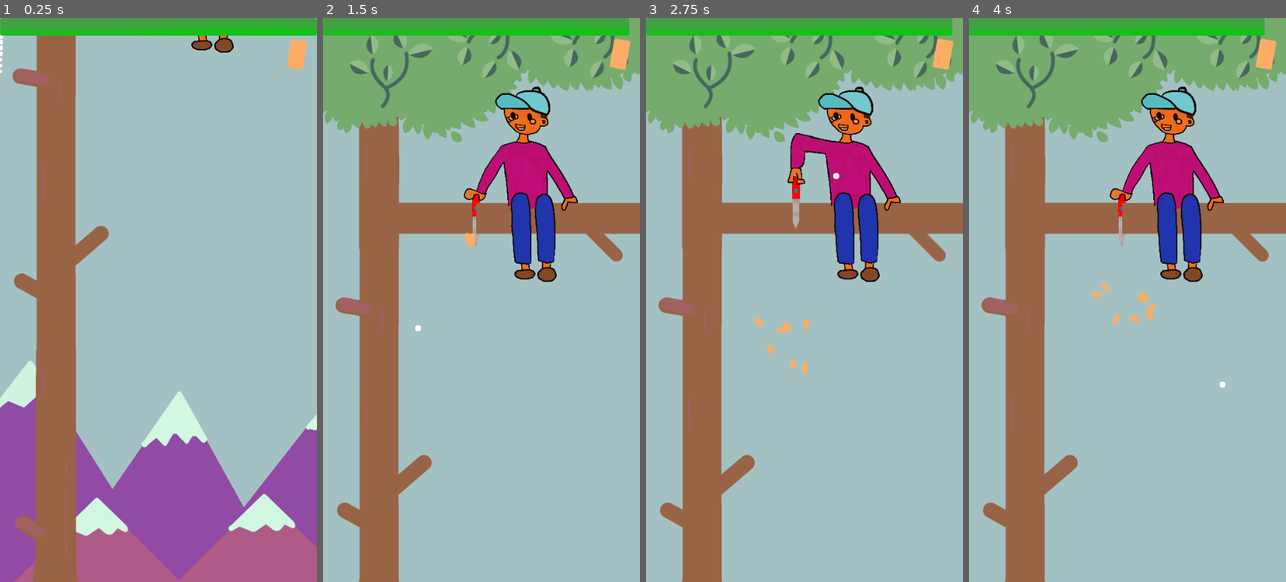
Above: before the commit, frames 1-4 (left to right).
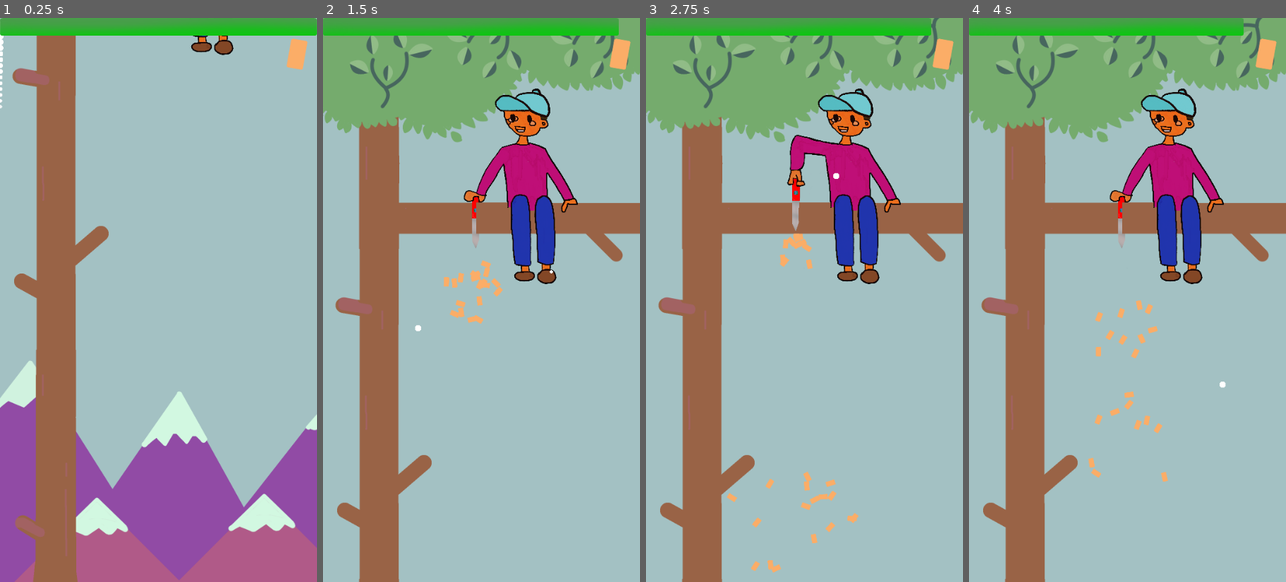
Above: after the commit, the same moments.

Repository: Combativ/SawTheWorld
Game: Godot game, scene res://scenes/main.tscn
The game is run twice, just before and just after one commit, with the same random seed, the same clock (stepped at 60 frames per second) and the same inputs.
Inputs (mouse positions are in pixels of both pictures, inside the frame that each line leads up to):
- Up to frame 1 (0.25 s): no input
- Up to frame 2 (1.5 s): move the mouse to (551, 271) at 0.52 s; move the mouse to (418, 328) at 1.27 s
- Up to frame 3 (2.75 s): move the mouse to (836, 175) at 2.02 s
- Up to frame 4 (4 s): move the mouse to (1111, 412) at 2.77 s; move the mouse to (1222, 384) at 3.52 s

The runs differ from the first frame. In frame 1, 0.2% of the frame differs, in the area x 0-74%, y 3-17%; in frame 2, 2.3%; in frame 3, 2.9%, in the area x 25-97%, y 0-99%; in frame 4, 2.6%.

Commit message:
Update

Diff:
--- a/bpb game jam/2020/Saw the world(Project)/scenes/Camera2D.gd
+++ b/bpb game jam/2020/Saw the world(Project)/scenes/Camera2D.gd
@@ -10,7 +10,3 @@
 
 func _on_Restart_pressed():
 	pass
-
-
-func _on_branch_cut():
-	pass
--- a/bpb game jam/2020/Saw the world(Project)/scenes/Cursor.tscn
+++ b/bpb game jam/2020/Saw the world(Project)/scenes/Cursor.tscn
@@ -38,7 +38,7 @@
 [node name="Trail" type="Particles2D" parent="."]
 z_index = -1
 amount = 1000
-lifetime = 0.3
+lifetime = 0.5
 speed_scale = 2.0
 local_coords = false
 process_material = SubResource( 6 )
--- a/bpb game jam/2020/Saw the world(Project)/scenes/Menu.gd
+++ b/bpb game jam/2020/Saw the world(Project)/scenes/Menu.gd
@@ -20,3 +20,13 @@
 	$background.show()
 	$TimeBonusLabel.show()
 	$Highscore.show()
+
+func _on_Restart_mouse_entered():
+	$Restart.get_canvas_item().visibility.moudulate.color($Restart.visibility.moudulate.color.darkened(100))
+	$select.play()
+
+func _on_Upgrade_mouse_entered():
+	$select.play()
+
+func _on_Quit_mouse_entered():
+	$select.play()
--- a/bpb game jam/2020/Saw the world(Project)/scenes/branch.gd
+++ b/bpb game jam/2020/Saw the world(Project)/scenes/branch.gd
@@ -6,6 +6,7 @@
 #Variables
 var xDistanceToMouse
 var branchWidth = 558 #Ausgemessen!
+var mouseAboveBranch = false #Für branch_slash
 
 const MAXPOINTS = 10
 var points
@@ -16,8 +17,20 @@
 	#Start Stopwatch for calculating points
 	$PointsStopwatch._reset_time()
 
-func _on_branch_area_entered(area):
-	emit_signal("slash")
+
+
+func _process(delta):
+
+	#Wenn die Maus über den Stamm fährt
+	if get_local_mouse_position().y < 0 and mouseAboveBranch == false:
+		mouseAboveBranch = true
+		emit_signal("slash")
+
+	if get_local_mouse_position().y > 100 and mouseAboveBranch == true:  #ACHTUNG Hard-gecodete Zahl!
+		mouseAboveBranch = false
+		emit_signal("slash")
+
+
 
 func calculate_points():
 
@@ -38,10 +51,6 @@
 	return TimeBonus
 
 
-
-func _on_branch_area_exited(area):
-	emit_signal("slash")
-
 #When Branch is cut
 func _on_Tree_fall():
 	$Animation.play("fall")
--- a/bpb game jam/2020/Saw the world(Project)/scenes/main.gd
+++ b/bpb game jam/2020/Saw the world(Project)/scenes/main.gd
@@ -46,4 +46,7 @@
 
 
 func _on_Upgrade_pressed():
-	global.WeaponLevel += 1
+	var WeaponPrice = global.Weapons[global.WeaponLevel + 1][1]
+	if global.money >= WeaponPrice:
+		global.WeaponLevel += 1
+		global.money -= WeaponPrice
--- a/bpb game jam/2020/Saw the world(Project)/scenes/main.tscn
+++ b/bpb game jam/2020/Saw the world(Project)/scenes/main.tscn
@@ -14,14 +14,14 @@
 [ext_resource path="res://sprites/branches/Birken_Ast.png" type="Texture" id=12]
 [ext_resource path="res://sprites/branches/Kirsch_Ast.png" type="Texture" id=13]
 [ext_resource path="res://scenes/branchSprite.gd" type="Script" id=14]
-[ext_resource path="res://sprites/people/kurz1.png" type="Texture" id=15]
-[ext_resource path="res://sprites/people/kurz2.png" type="Texture" id=16]
-[ext_resource path="res://sprites/people/mittellang1.png" type="Texture" id=17]
-[ext_resource path="res://sprites/people/mittellang2.png" type="Texture" id=18]
-[ext_resource path="res://sprites/people/hut2.png" type="Texture" id=19]
-[ext_resource path="res://sprites/people/hut1.png" type="Texture" id=20]
-[ext_resource path="res://sprites/people/lang1.png" type="Texture" id=21]
-[ext_resource path="res://sprites/people/lang2.png" type="Texture" id=22]
+[ext_resource path="res://sprites/people/hut2.png" type="Texture" id=15]
+[ext_resource path="res://sprites/people/hut1.png" type="Texture" id=16]
+[ext_resource path="res://sprites/people/lang1.png" type="Texture" id=17]
+[ext_resource path="res://sprites/people/lang2.png" type="Texture" id=18]
+[ext_resource path="res://sprites/people/kurz1.png" type="Texture" id=19]
+[ext_resource path="res://sprites/people/kurz2.png" type="Texture" id=20]
+[ext_resource path="res://sprites/people/mittellang1.png" type="Texture" id=21]
+[ext_resource path="res://sprites/people/mittellang2.png" type="Texture" id=22]
 [ext_resource path="res://scenes/human.gd" type="Script" id=23]
 [ext_resource path="res://sprites/weapons/Taschenmesser.png" type="Texture" id=24]
 [ext_resource path="res://sprites/weapons/Fuchssäge.png" type="Texture" id=25]
@@ -36,16 +36,18 @@
 [ext_resource path="res://scenes/Stopwatch.gd" type="Script" id=34]
 [ext_resource path="res://fonts/Caliban.ttf" type="DynamicFontData" id=35]
 [ext_resource path="res://scenes/pointLabel.gd" type="Script" id=36]
-[ext_resource path="res://sprites/GUI/Lebensleiste.png" type="Texture" id=37]
-[ext_resource path="res://scenes/Sprite.gd" type="Script" id=38]
-[ext_resource path="res://scenes/Menu.gd" type="Script" id=39]
-[ext_resource path="res://sprites/GUI/UPGRADE block.png" type="Texture" id=40]
+[ext_resource path="res://scenes/sawdustLabel.gd" type="Script" id=37]
+[ext_resource path="res://sprites/GUI/Lebensleiste.png" type="Texture" id=38]
+[ext_resource path="res://scenes/Sprite.gd" type="Script" id=39]
+[ext_resource path="res://scenes/Menu.gd" type="Script" id=40]
 [ext_resource path="res://sprites/GUI/Restart block.png" type="Texture" id=41]
-[ext_resource path="res://sprites/GUI/QUIT block.png" type="Texture" id=42]
-[ext_resource path="res://sprites/GUI/MENU block.png" type="Texture" id=43]
-[ext_resource path="res://scenes/TimeBonusLabel.gd" type="Script" id=44]
-[ext_resource path="res://scenes/Highscore.gd" type="Script" id=45]
-[ext_resource path="res://scenes/Camera2D.gd" type="Script" id=46]
+[ext_resource path="res://sprites/GUI/UPGRADE block.png" type="Texture" id=42]
+[ext_resource path="res://sprites/GUI/QUIT block.png" type="Texture" id=43]
+[ext_resource path="res://sprites/GUI/MENU block.png" type="Texture" id=44]
+[ext_resource path="res://scenes/TimeBonusLabel.gd" type="Script" id=45]
+[ext_resource path="res://scenes/Highscore.gd" type="Script" id=46]
+[ext_resource path="res://sounds/select.wav" type="AudioStream" id=47]
+[ext_resource path="res://scenes/Camera2D.gd" type="Script" id=48]
 
 [sub_resource type="SpriteFrames" id=1]
 animations = [ {
@@ -110,30 +112,30 @@
 "values": [ Vector2( 551, 629 ), Vector2( 551, 629 ), Vector2( 551, 2629 ) ]
 }
 
-[sub_resource type="SpriteFrames" id=5]
+[sub_resource type="SpriteFrames" id=7]
 animations = [ {
 "frames": [ ExtResource( 15 ), ExtResource( 16 ) ],
-"loop": true,
-"name": "kurz",
-"speed": 5.0
-}, {
-"frames": [ ExtResource( 17 ), ExtResource( 18 ) ],
-"loop": true,
-"name": "mittellang",
-"speed": 5.0
-}, {
-"frames": [ ExtResource( 19 ), ExtResource( 20 ) ],
 "loop": false,
 "name": "hut",
 "speed": 0.0
 }, {
+"frames": [ ExtResource( 17 ), ExtResource( 18 ) ],
+"loop": true,
+"name": "lang",
+"speed": 5.0
+}, {
+"frames": [ ExtResource( 19 ), ExtResource( 20 ) ],
+"loop": true,
+"name": "kurz",
+"speed": 5.0
+}, {
 "frames": [ ExtResource( 21 ), ExtResource( 22 ) ],
 "loop": true,
-"name": "lang",
+"name": "mittellang",
 "speed": 5.0
 } ]
 
-[sub_resource type="SpriteFrames" id=6]
+[sub_resource type="SpriteFrames" id=8]
 animations = [ {
 "frames": [ ExtResource( 24 ), ExtResource( 25 ), ExtResource( 26 ), ExtResource( 27 ) ],
 "loop": false,
@@ -198,7 +200,6 @@
 z_index = 10
 
 [node name="Tree" type="Node2D" parent="."]
-editor/display_folded = true
 script = ExtResource( 4 )
 
 [node name="trunk" type="AnimatedSprite" parent="Tree"]
@@ -207,41 +208,43 @@
 centered = false
 
 [node name="branch" type="Area2D" parent="Tree"]
-editor/display_folded = true
-position = Vector2( 522, 629 )
+position = Vector2( 521.548, 628.869 )
 z_index = 4
 script = ExtResource( 9 )
+__meta__ = {
+"_edit_lock_": true
+}
 
 [node name="branchSprite" type="AnimatedSprite" parent="Tree/branch"]
 z_index = 7
 z_as_relative = false
-frames = SubResource( 2 )
+frames = SubResource( 4 )
 animation = "Standard"
 centered = false
 script = ExtResource( 14 )
 
 [node name="CollisionShape2D" type="CollisionShape2D" parent="Tree/branch"]
 position = Vector2( 128, 80 )
-shape = SubResource( 3 )
+shape = SubResource( 5 )
 
 [node name="Animation" type="AnimationPlayer" parent="Tree/branch"]
-anims/fall = SubResource( 4 )
+anims/fall = SubResource( 6 )
 
 [node name="human" type="AnimatedSprite" parent="Tree/branch"]
 editor/display_folded = true
-position = Vector2( -1, 22 )
+position = Vector2( -1.29999, 28.6 )
 scale = Vector2( 0.3, 0.3 )
 z_index = 4
-frames = SubResource( 5 )
+frames = SubResource( 7 )
 animation = "lang"
 offset = Vector2( 1160, -350 )
 script = ExtResource( 23 )
 
 [node name="Weapon" type="AnimatedSprite" parent="Tree/branch/human"]
-position = Vector2( -70, -169 )
+position = Vector2( -140, -338 )
 z_index = 6
 z_as_relative = false
-frames = SubResource( 6 )
+frames = SubResource( 8 )
 animation = "Weapons"
 centered = false
 script = ExtResource( 28 )
@@ -277,7 +280,6 @@
 script = ExtResource( 34 )
 
 [node name="HUD" type="CanvasLayer" parent="."]
-editor/display_folded = true
 
 [node name="pointLabel" type="Label" parent="HUD"]
 anchor_right = 1.0
@@ -298,15 +300,16 @@
 margin_top = 35.3
 margin_right = -69.0
 margin_bottom = 98.3
-custom_fonts/font = SubResource( 9 )
+custom_fonts/font = SubResource( 3 )
 text = "0"
 align = 2
 valign = 1
+script = ExtResource( 37 )
 
 [node name="lives" type="Sprite" parent="HUD"]
-texture = ExtResource( 37 )
+texture = ExtResource( 38 )
 centered = false
-script = ExtResource( 38 )
+script = ExtResource( 39 )
 
 [node name="Holz" type="Sprite" parent="HUD"]
 position = Vector2( 511.888, 57.707 )
@@ -315,21 +318,9 @@
 texture = ExtResource( 29 )
 
 [node name="Menu" type="CanvasLayer" parent="."]
-editor/display_folded = true
-script = ExtResource( 39 )
-
-[node name="Upgrade" type="Button" parent="Menu"]
-visible = false
-margin_left = 34.5059
-margin_top = 498.348
-margin_right = 489.506
-margin_bottom = 569.348
-custom_fonts/font = SubResource( 10 )
-icon = ExtResource( 40 )
-flat = true
+script = ExtResource( 40 )
 
 [node name="Restart" type="Button" parent="Menu"]
-visible = false
 margin_left = 36.7781
 margin_top = 388.853
 margin_right = 487.778
@@ -338,21 +329,28 @@
 icon = ExtResource( 41 )
 flat = true
 
+[node name="Upgrade" type="Button" parent="Menu"]
+margin_left = 34.5059
+margin_top = 498.348
+margin_right = 489.506
+margin_bottom = 569.348
+custom_fonts/font = SubResource( 10 )
+icon = ExtResource( 42 )
+flat = true
+
 [node name="Quit" type="Button" parent="Menu"]
-visible = false
 margin_left = 39.3463
 margin_top = 617.278
 margin_right = 495.346
 margin_bottom = 688.278
 custom_fonts/font = SubResource( 10 )
-icon = ExtResource( 42 )
+icon = ExtResource( 43 )
 flat = true
 
 [node name="background" type="Sprite" parent="Menu"]
-visible = false
 position = Vector2( 248.476, 505.504 )
 z_index = -1
-texture = ExtResource( 43 )
+texture = ExtResource( 44 )
 __meta__ = {
 "_edit_lock_": true
 }
@@ -376,7 +374,10 @@
 custom_colors/font_color = Color( 0.337255, 0.388235, 0.847059, 1 )
 text = "Highscore: "
 autowrap = true
-script = ExtResource( 45 )
+script = ExtResource( 46 )
+
+[node name="select" type="AudioStreamPlayer" parent="Menu"]
+stream = ExtResource( 47 )
 
 [node name="Camera2D" type="Camera2D" parent="."]
 offset = Vector2( 540, 960 )
@@ -385,19 +386,21 @@
 drag_margin_top = 0.0
 drag_margin_right = 0.0
 drag_margin_bottom = 0.0
-script = ExtResource( 46 )
+script = ExtResource( 48 )
 [connection signal="fall" from="Tree" to="Tree/branch" method="_on_Tree_fall"]
-[connection signal="area_exited" from="Tree/branch" to="Tree/branch" method="_on_branch_area_exited"]
 [connection signal="cut" from="Tree/branch" to="Menu" method="_on_branch_cut"]
-[connection signal="cut" from="Tree/branch" to="Camera2D" method="_on_branch_cut"]
 [connection signal="cut" from="Tree/branch" to="Menu/TimeBonusLabel" method="_on_branch_cut"]
+[connection signal="slash" from="Tree/branch" to="HUD/pointLabel" method="_on_branch_slash"]
 [connection signal="slash" from="Tree/branch" to="Tree/branch/human/Weapon" method="_on_branch_slash"]
 [connection signal="slash" from="Tree/branch" to="Tree" method="_on_branch_slash"]
-[connection signal="slash" from="Tree/branch" to="HUD/pointLabel" method="_on_branch_slash"]
+[connection signal="slash" from="Tree/branch" to="HUD/sawdustLabel" method="_on_branch_slash"]
 [connection signal="animation_finished" from="Tree/branch/Animation" to="Tree/branch" method="_on_Animation_animation_finished"]
 [connection signal="timeout" from="Tree/branch/human/Weapon/SawdustTimer" to="Tree/branch/human/Weapon" method="_on_SawdustTimer_timeout"]
-[connection signal="pressed" from="Menu/Upgrade" to="." method="_on_Upgrade_pressed"]
+[connection signal="mouse_entered" from="Menu/Restart" to="Menu" method="_on_Restart_mouse_entered"]
 [connection signal="pressed" from="Menu/Restart" to="Camera2D" method="_on_Restart_pressed"]
 [connection signal="pressed" from="Menu/Restart" to="." method="_on_Restart_pressed"]
+[connection signal="mouse_entered" from="Menu/Upgrade" to="Menu" method="_on_Upgrade_mouse_entered"]
+[connection signal="pressed" from="Menu/Upgrade" to="." method="_on_Upgrade_pressed"]
+[connection signal="mouse_entered" from="Menu/Quit" to="Menu" method="_on_Quit_mouse_entered"]
 [connection signal="pressed" from="Menu/Quit" to="." method="_on_Quit_pressed"]
 [connection signal="TimeBonusCalculated" from="Menu/TimeBonusLabel" to="Menu/Highscore" method="_on_TimeBonusLabel_TimeBonusCalculated"]
--- a/bpb game jam/2020/Saw the world(Project)/scenes/pointLabel.gd
+++ b/bpb game jam/2020/Saw the world(Project)/scenes/pointLabel.gd
@@ -5,11 +5,10 @@
 #Vars
 var TotalPoints = 0
 
-func _ready():
-	pass
+func _process(delta):
+	set_text(str(TotalPoints))
 
 func _on_branch_slash():
 	TotalPoints += get_parent().get_parent().get_node("Tree/branch").calculate_points()
 
-	set_text(str(TotalPoints))
 	emit_signal("TotalPointsUpdate")
--- /dev/null
+++ b/bpb game jam/2020/Saw the world(Project)/scenes/sawdustLabel.gd
@@ -0,0 +1,8 @@
+extends Label
+
+func _process(delta):
+	#Money shouldn't be 0 at the start of every round
+	set_text(str(global.money))
+
+func _on_branch_slash():
+	global.money += 1
--- a/bpb game jam/2020/Saw the world(Project)/script/global.gd
+++ b/bpb game jam/2020/Saw the world(Project)/script/global.gd
@@ -1,9 +1,14 @@
 extends Node
 
 #For all games
-var currency = 0
+var money = 0
 var Highscore = 0
-var Weapons: Array = ["Taschenmesser", "Fuchssäge", "Kreissäge", "Motorsäge"]
+var Weapons: Array = [
+				["Taschenmesser", 0],
+				["Fuchssäge", 100],
+				["Kreissäge", 500],
+				["Motorsäge", 2000],
+					]
 var WeaponLevel = 0
 
 #For one game
Not shown: 8 places in bpb game jam/2020/Saw the world(Project)/scenes/main.tscn that only renumber resources
